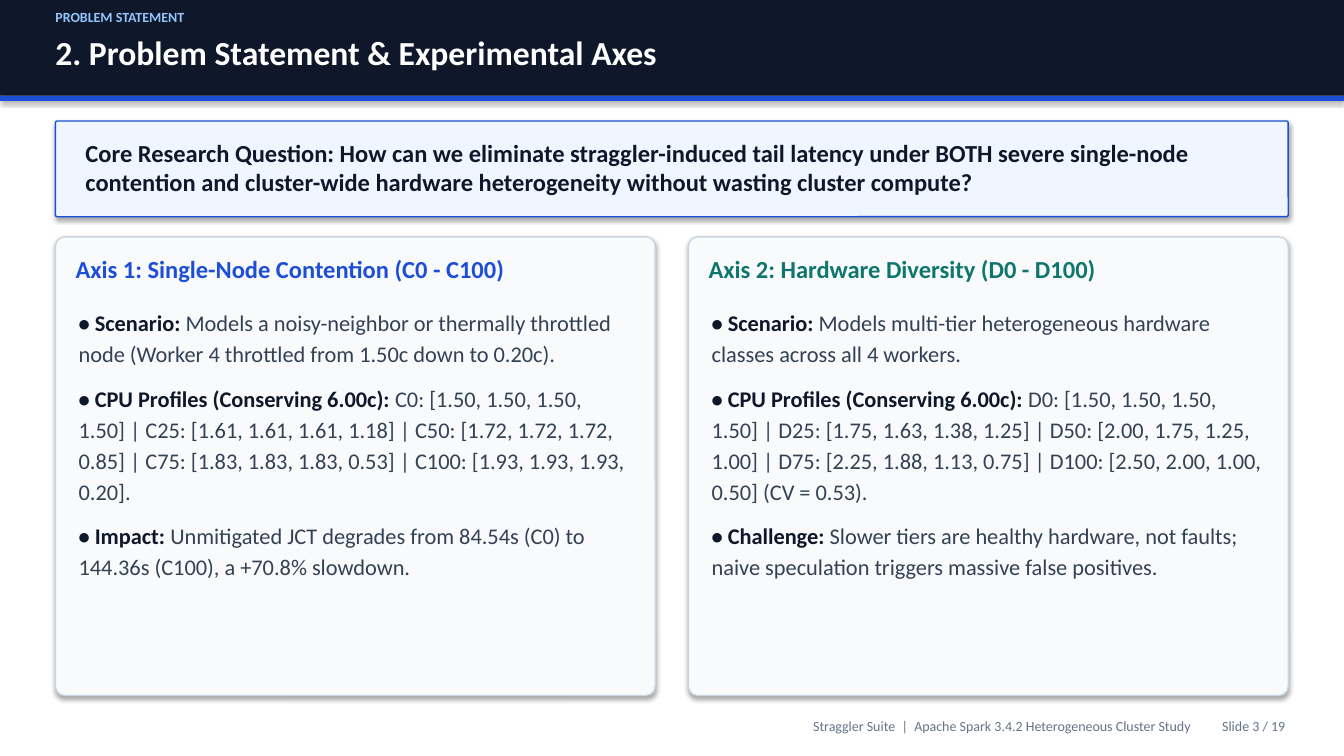
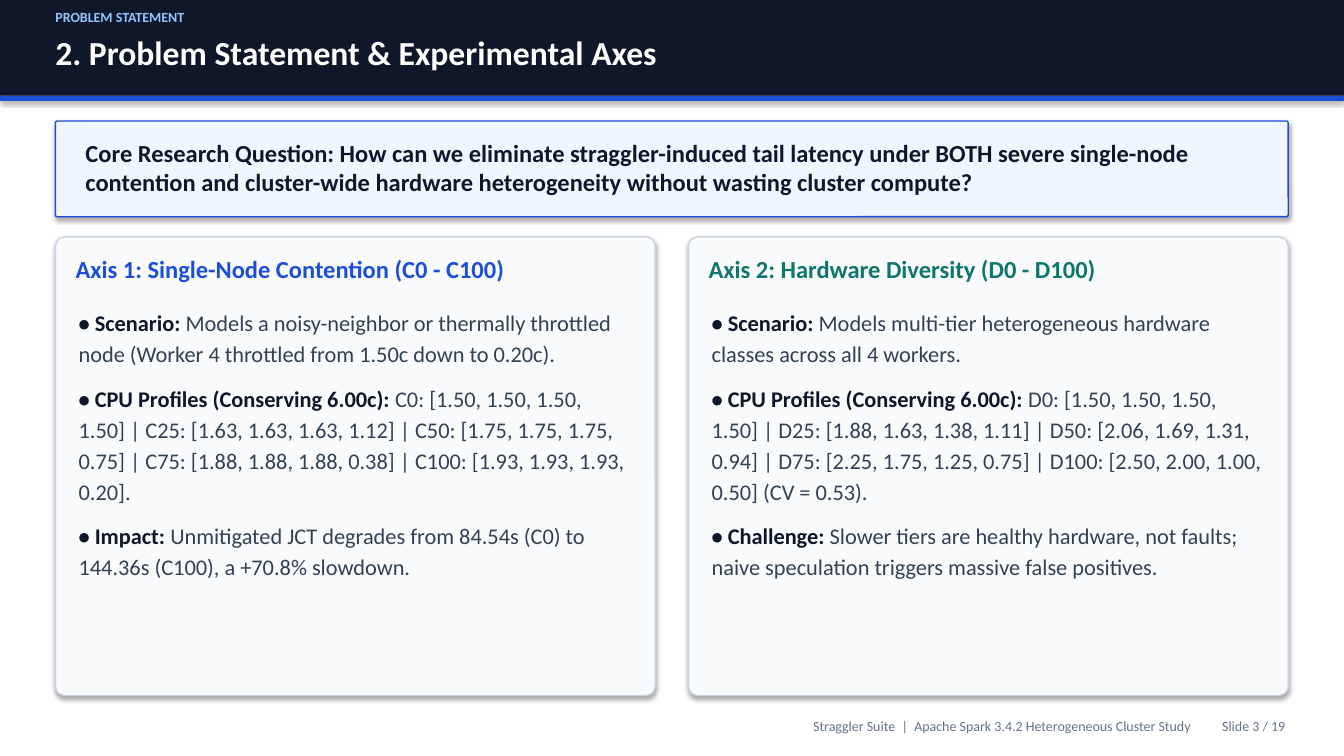
Before and after one commit to Gokulchinna/straggler-suite, a slide deck: slide 3 of Straggler_Suite_Presentation.pptx. Drawn at 1344x756 pixels with LibreOffice and Linux fonts; fonts in the diff are those of the drawing. Boxes give left, top, right and bottom in pixels: in the first picture for what was removed or moved away, otherwise in the second. Text is boxed around its words. In the diff, an @@ line names an element or a change of style, - is before the commit and + after.

```diff
--- a/Straggler_Suite_Presentation.pptx
+++ b/Straggler_Suite_Presentation.pptx
@@ text at (79,390,624,503): text changed @@
-• CPU Profiles (Conserving 6.00c): C0: [1.50, 1.50, 1.50, 1.50] | C25: [1.61, 1.61, 1.61, 1.18] | C50: [1.72, 1.72, 1.72, 0.85] | C75: [1.83, 1.83, 1.83, 0.53] | C100: [1.93, 1.93, 1.93, 0.20].
+• CPU Profiles (Conserving 6.00c): C0: [1.50, 1.50, 1.50, 1.50] | C25: [1.63, 1.63, 1.63, 1.12] | C50: [1.75, 1.75, 1.75, 0.75] | C75: [1.88, 1.88, 1.88, 0.38] | C100: [1.93, 1.93, 1.93, 0.20].
@@ text at (712,390,1261,503): text changed @@
-• CPU Profiles (Conserving 6.00c): D0: [1.50, 1.50, 1.50, 1.50] | D25: [1.75, 1.63, 1.38, 1.25] | D50: [2.00, 1.75, 1.25, 1.00] | D75: [2.25, 1.88, 1.13, 0.75] | D100: [2.50, 2.00, 1.00, 0.50] (CV = 0.53).
+• CPU Profiles (Conserving 6.00c): D0: [1.50, 1.50, 1.50, 1.50] | D25: [1.88, 1.63, 1.38, 1.11] | D50: [2.06, 1.69, 1.31, 0.94] | D75: [2.25, 1.75, 1.25, 0.75] | D100: [2.50, 2.00, 1.00, 0.50] (CV = 0.53).
```
Also in this commit, not shown: 13 other files.
